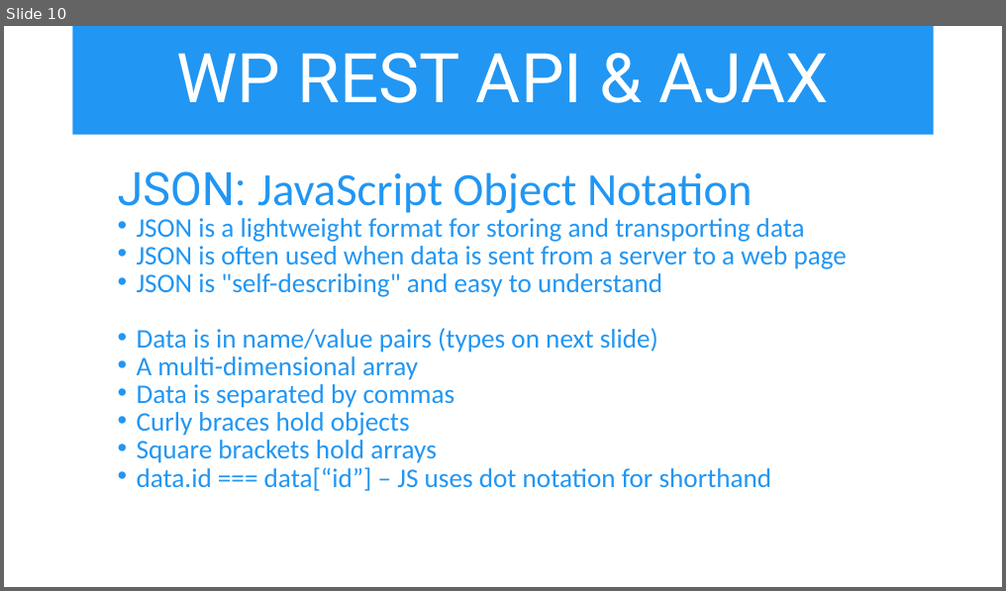
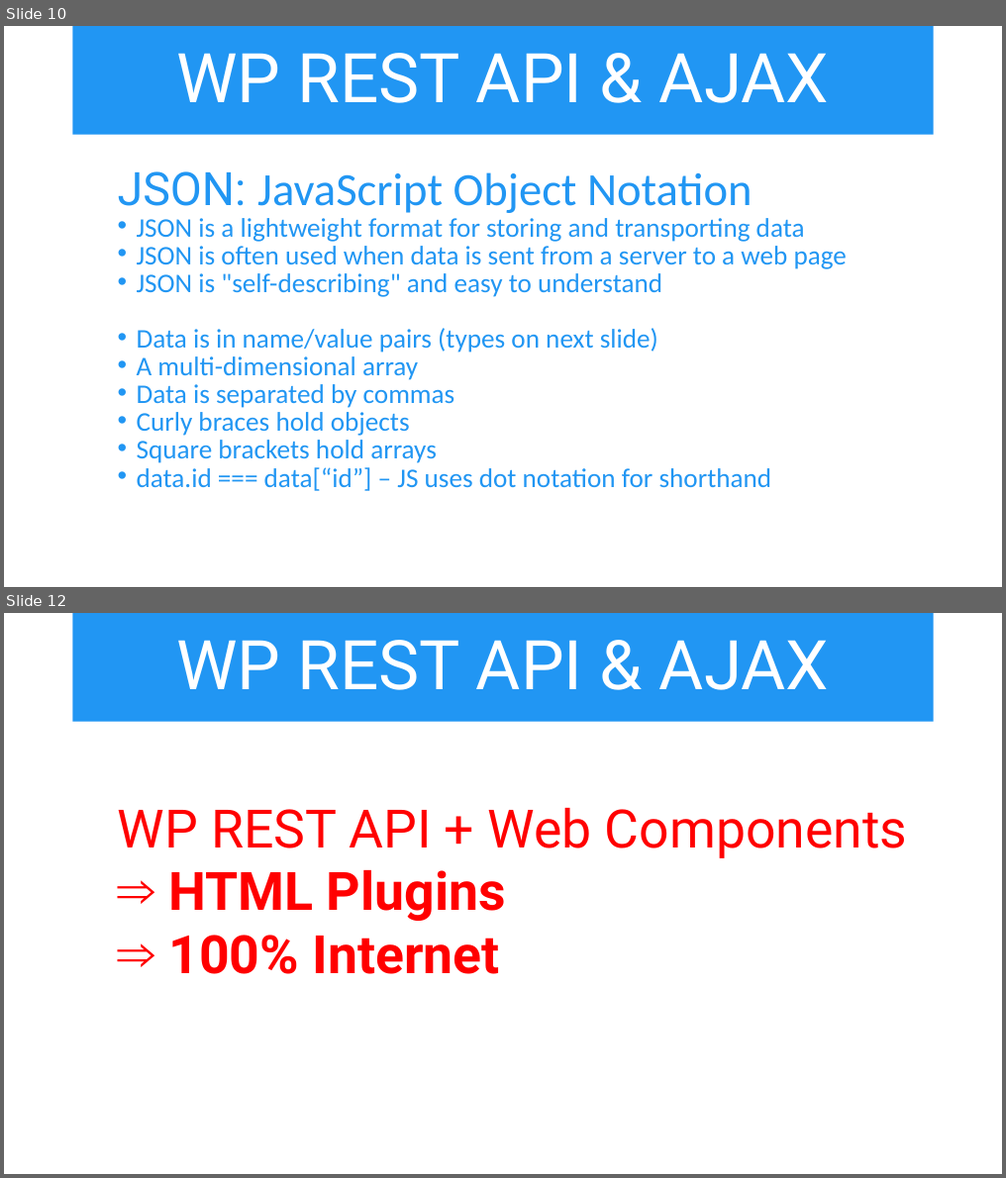
Before and after one commit to iwswordpress/rest, a slide deck: rest-api-workshop.pptx. Shown one above the other, each under a label of ours: slide 10 before the commit, slides 10 and 12 after it; the slides between them are not shown. The pictures are 1006x591 and 1006x1178 pixels, drawn with LibreOffice and Linux fonts; fonts in the diff are those of the drawing. Boxes give left, top, right and bottom in pixels: in the first picture for what was removed or moved away, otherwise in the second. Text is boxed around its words. In the diff, an @@ line names an element or a change of style, - is before the commit and + after.

Commit message:
ADD WP-HTML to slides

```diff
--- a/rest-api-workshop.pptx
+++ b/rest-api-workshop.pptx
@@ slide 12 added at (4,613,1002,1174), background #FFFFFF @@
@@ title added at (73,613,934,722), fill #2196F3, 66 pt, text #FFFFFF @@
+WP REST API & AJAX
@@ text added at (118,808,907,974), 51 pt, text #FF0000 @@
+  WP REST API + Web Components
+  ⇒ HTML Plugins
+  ⇒ 100% Internet
```
Also in this commit, not shown: 2 slides changed, 5 other slides added, 2 other files.
